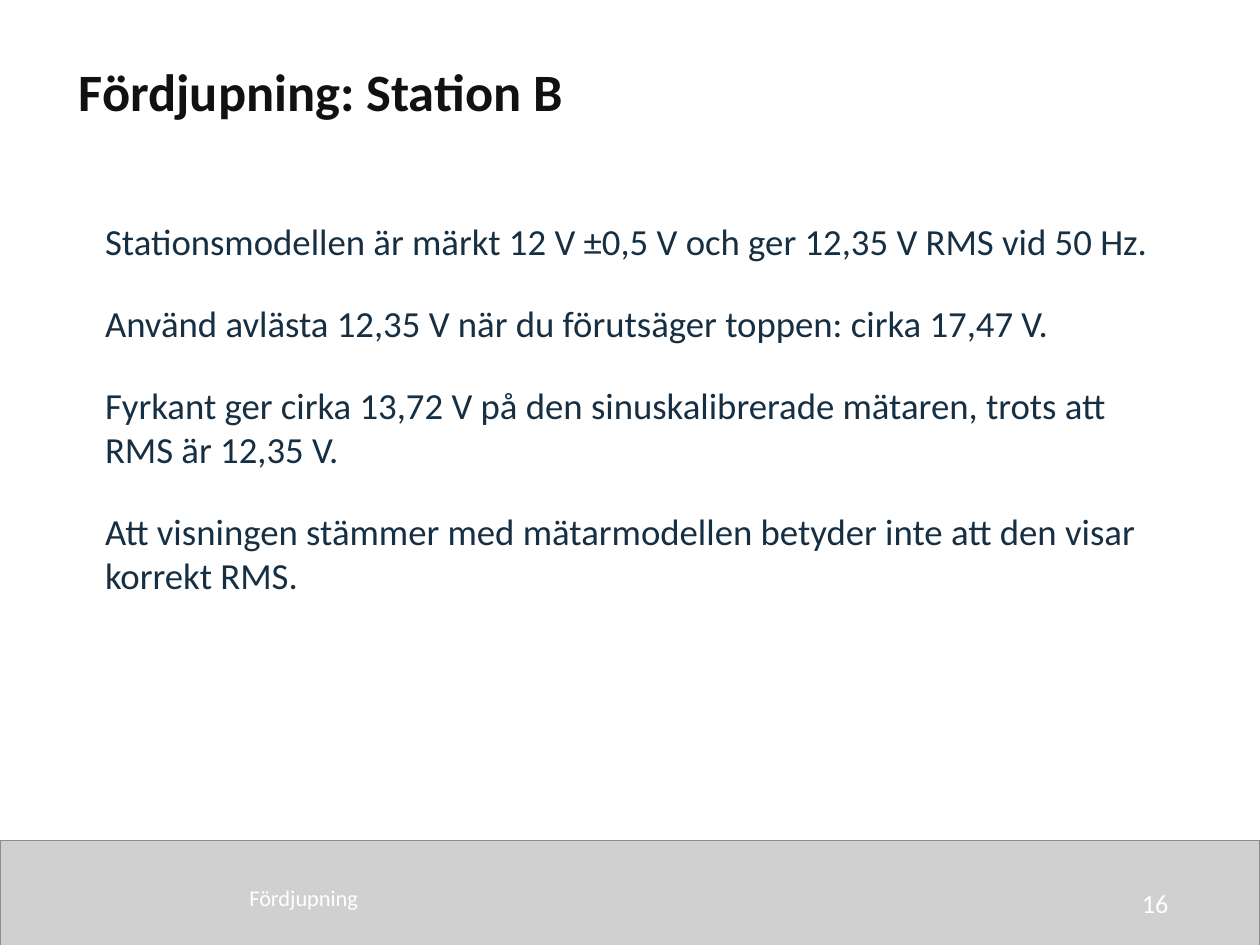
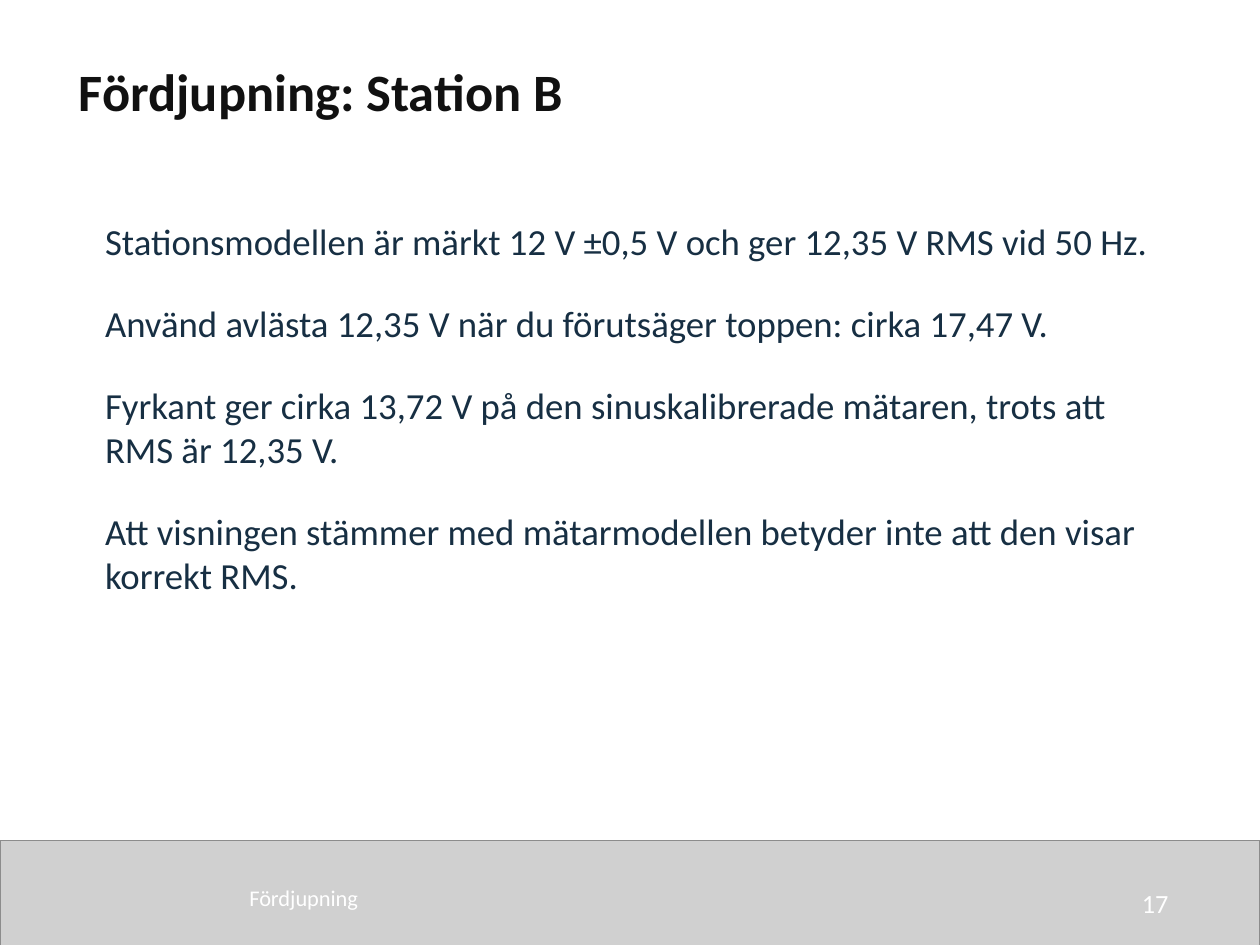
Before and after one commit to nj22az/nj22az.github.io, a slide deck: slide 17 of sjoskolan/vecka-40/aktuell/v40_01_Sinusformad_vaxelspanning_elev.pptx (slide 16 before the commit). Drawn at 1260x945 pixels with LibreOffice and Linux fonts; fonts in the diff are those of the drawing; grey boxes stand for pictures. Boxes give left, top, right and bottom in pixels: in the first picture for what was removed or moved away, otherwise in the second. Text is boxed around its words. In the diff, an @@ line names an element or a change of style, - is before the commit and + after.

```diff
--- a/sjoskolan/vecka-40/aktuell/v40_01_Sinusformad_vaxelspanning_elev.pptx
+++ b/sjoskolan/vecka-40/aktuell/v40_01_Sinusformad_vaxelspanning_elev.pptx
@@ text at bbox=[1142, 896, 1169, 913]: text changed @@
-16
+17
```
Also in this commit, not shown: 5 other slides changed, 1 slide added, 41 other files.
